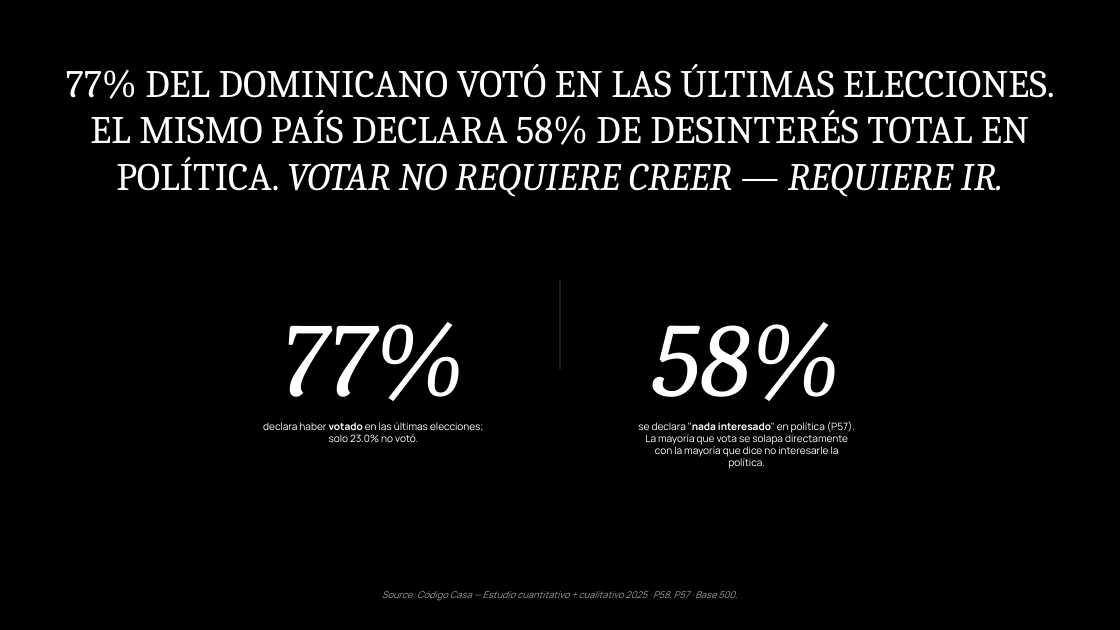
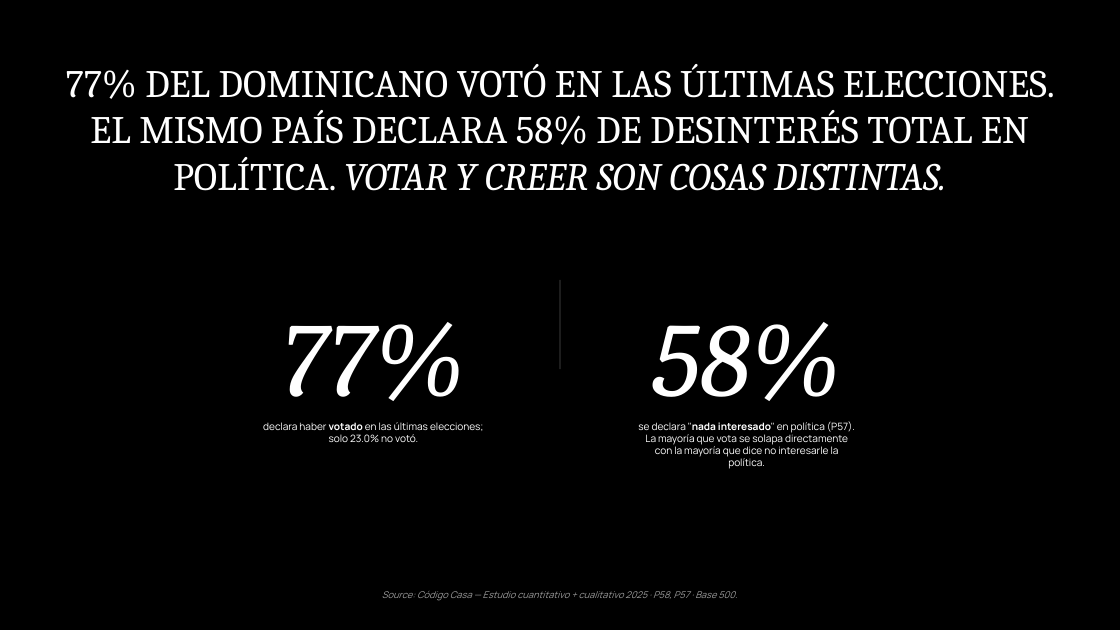
Before and after one commit to jeremyninja/c-digocasa-cerebro, a slide deck: slide 7 of Agentes Hallazgos/opiniones-politicas-deck-flat.pptx. Drawn at 1120x630 pixels with LibreOffice and Linux fonts; fonts in the diff are those of the drawing. Boxes give left, top, right and bottom in pixels: in the first picture for what was removed or moved away, otherwise in the second. Text is boxed around its words. In the diff, an @@ line names an element or a change of style, - is before the commit and + after.

```diff
--- a/Agentes Hallazgos/opiniones-politicas-deck-flat.pptx
+++ b/Agentes Hallazgos/opiniones-politicas-deck-flat.pptx
@@ text at box(66, 64, 1055, 191): text changed @@
-77% DEL DOMINICANO VOTÓ EN LAS ÚLTIMAS ELECCIONES. EL MISMO PAÍS DECLARA 58% DE DESINTERÉS TOTAL EN POLÍTICA. VOTAR NO REQUIERE CREER — REQUIERE IR.
+77% DEL DOMINICANO VOTÓ EN LAS ÚLTIMAS ELECCIONES. EL MISMO PAÍS DECLARA 58% DE DESINTERÉS TOTAL EN POLÍTICA. VOTAR Y CREER SON COSAS DISTINTAS.
```
Also in this commit, not shown: 8 other slides changed, 17 other files.
